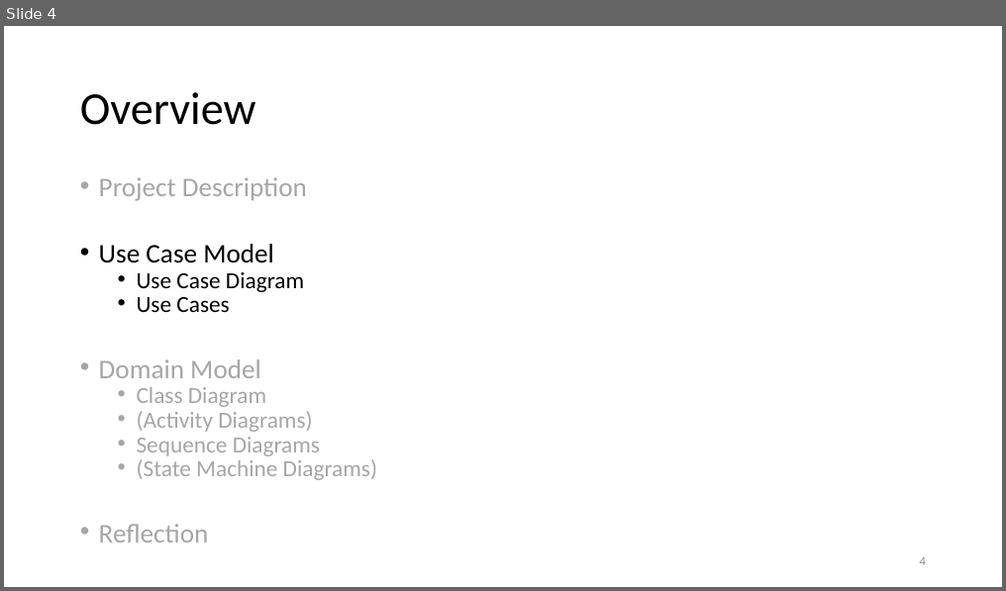
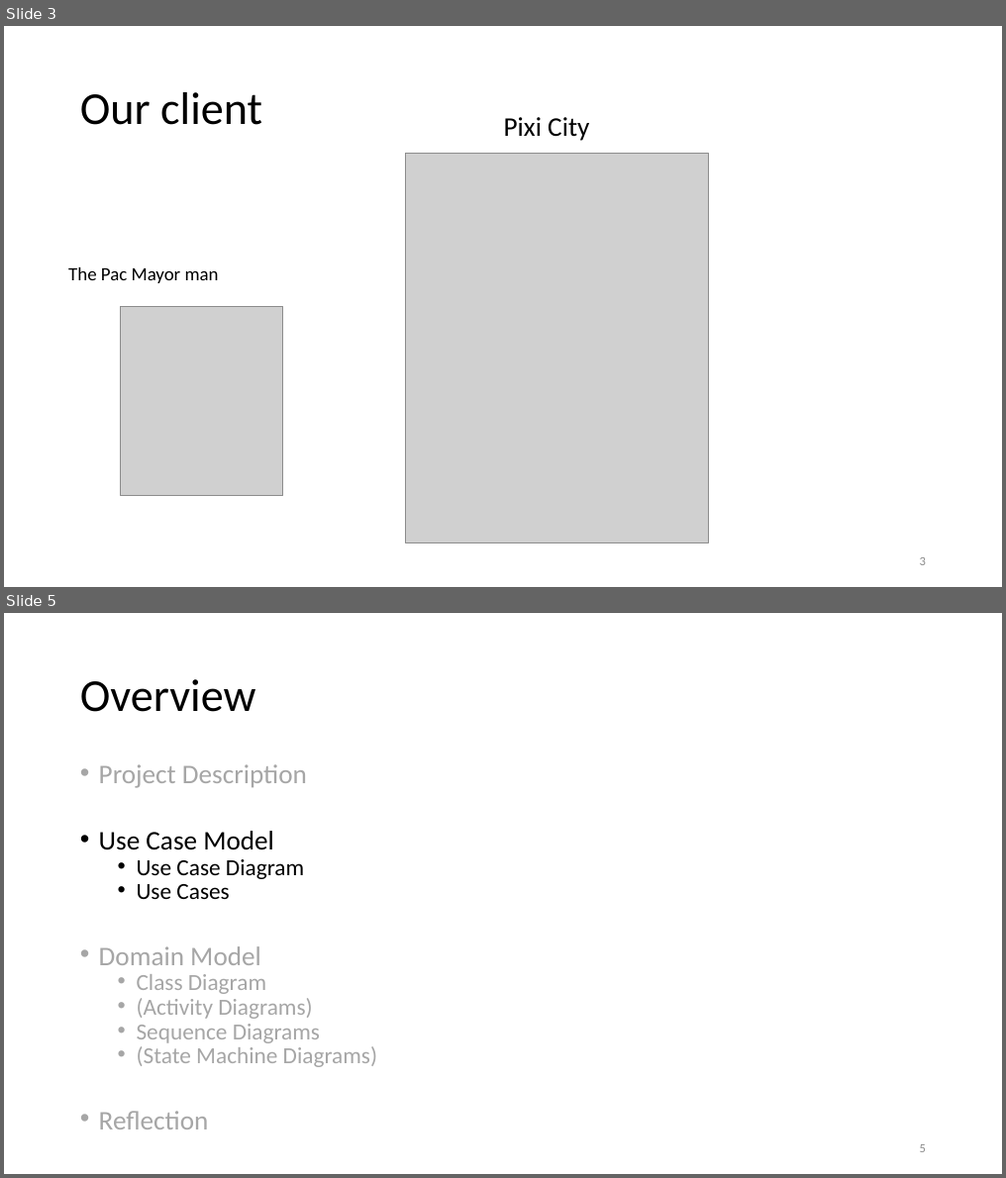
Before and after one commit to datduyng/networkflow.java, a slide deck: slides/increment02-use-case-analysis.pptx. Shown one above the other, each under a label of ours: slide 4 before the commit, slides 3 and 5 after it; the slides between them are not shown. The pictures are 1006x591 and 1006x1178 pixels, drawn with LibreOffice and Linux fonts; fonts in the diff are those of the drawing; grey boxes stand for pictures. Boxes give left, top, right and bottom in pixels: in the first picture for what was removed or moved away, otherwise in the second. Text is boxed around its words. In the diff, an @@ line names an element or a change of style, - is before the commit and + after.

```diff
--- a/slides/increment02-use-case-analysis.pptx
+++ b/slides/increment02-use-case-analysis.pptx
@@ slide 3 added at (x1=4, y1=26, x2=1002, y2=587), background #FFFFFF @@
@@ title added at (x1=80, y1=92, x2=262, y2=125), 44 pt, text #000000 @@
+Our client
@@ text added at (x1=504, y1=117, x2=589, y2=141), 26 pt, text #000000 @@
+Pixi City
@@ picture added at (x1=406, y1=154, x2=709, y2=543) @@
@@ text added at (x1=68, y1=268, x2=219, y2=283), 18 pt, text #000000 @@
+The Pac Mayor man
@@ picture added at (x1=121, y1=307, x2=283, y2=496) @@
@@ page number added at (x1=920, y1=558, x2=926, y2=566), 12 pt, text #8C8C8C @@
+3
@@ what was slide 4 is now slide 5 @@
@@ page number at (x1=920, y1=1145, x2=926, y2=1153): text changed @@
-4
+5
```
Also in this commit, not shown: 5 slides changed, 5 other slides added, 3 slides removed, 2 other files.
